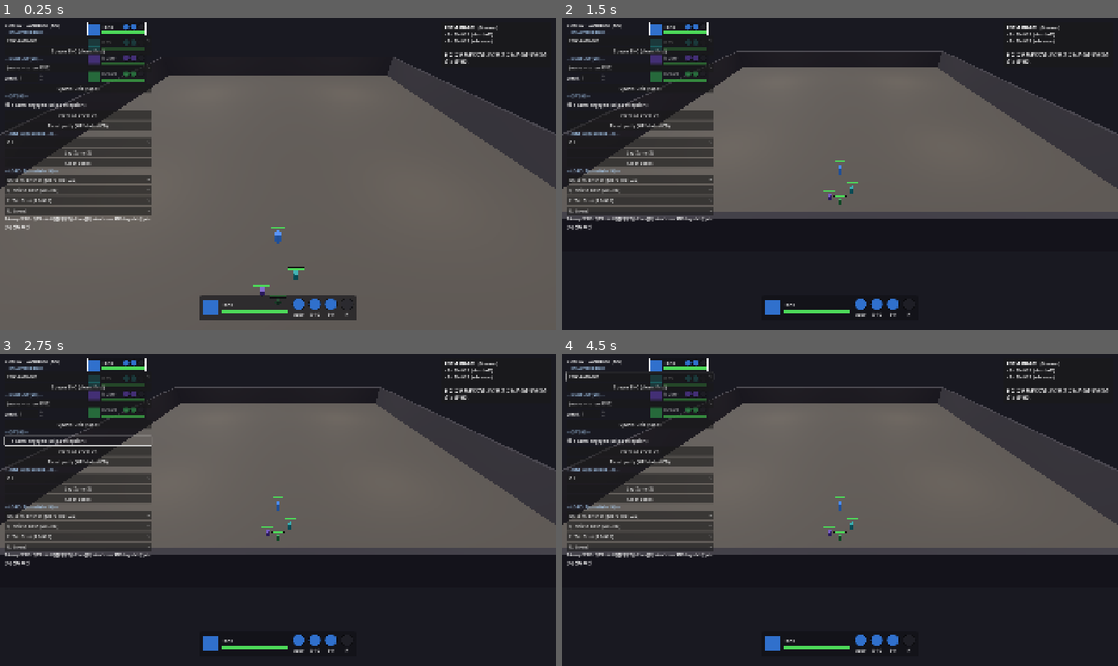
Above: before the commit, frames 1-4 (two rows, left to right).
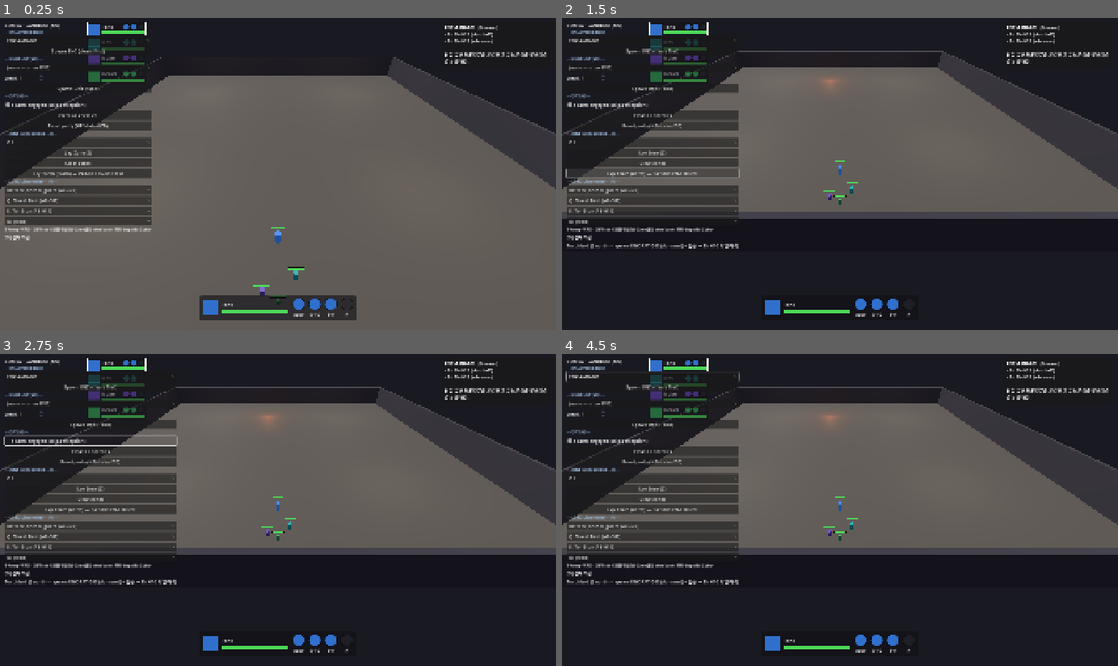
Above: after the commit, the same moments.

Repository: haepari1019/project_tdc_game
Game: Godot game, scene res://scenes/dev/combat_sandbox.tscn
Same seed, same stepped clock (60 frames per second), same inputs: the game is played once before the commit and once after it. This scene is started directly instead of the project's main scene.
Inputs (mouse positions are in pixels of both pictures, inside the frame that each line leads up to):
- Up to frame 1 (0.25 s): no input
- Up to frame 2 (1.5 s): click (639, 174) at 0.5 s, where only the run after the commit has a clickable "Lay Torch (north) — PAT-003 E…"; click (650, 174) at 1.25 s, where only the run after the commit has a clickable "Lay Torch (north) — PAT-003 E…"
- Up to frame 3 (2.75 s): click "spawn engaged (skip perceptio…" at 2 s
- Up to frame 4 (4.5 s): click "spawn engaged (skip perceptio…" at 2.75 s; click "ENC-AMB-001" at 3.5 s; click "Spawn ENC (clears first)" at 4.25 s

The runs differ from the first frame. In frame 1, 2.1% of the frame differs, in the area x 0-28%, y 48-72%; in frame 2, 4.0%, in the area x 0-50%, y 6-74%; in frame 3, 4.0%; in frame 4, 3.9%.

Commit message:
feat: 샌드박스 Lay Torch 버튼 — PAT-003 EN-010 토치 거동 검증
북쪽 적 스폰 구역에 점화된 carriable 토치 배치(Torch.new + setup(_combat)).
ENC-PAT-003 dormant 스폰 후 접근하면 EN-010(interacts_with_objects)이 교전 시
토치를 찾아 픽업 → 파티에 투척(ENT-TORCH/F-021). 토치 거동은 데이터 구동이라
게임 코드 변경 없음 — 검증 수단만 추가.

검증: 샌드박스·ci_smoke PASS.

Co-Authored-By: Claude Opus 4.8 <noreply@anthropic.com>

Diff:
--- a/scripts/dev/combat_sandbox.gd
+++ b/scripts/dev/combat_sandbox.gd
@@ -11,6 +11,7 @@
 const PartySheet := preload("res://scripts/ui/party_sheet.gd")          # UI-002 party HP + sub radials
 const ControlledSheet := preload("res://scripts/ui/controlled_sheet.gd")  # UI-003 Identity + Q/E/R cooldowns
 const HazardZone := preload("res://scripts/world/hazards/hazard_zone.gd")  # S3b zone media (test laying)
+const Torch := preload("res://scripts/world/objects/torch.gd")  # ENT-TORCH — PAT-003 EN-010 bearer test
 
 # ZONE laying (S3b test): medium → spawn defaults. Fire/ToxicGas damage; movement media outcome-only
 # (dps 0, tick via MOVEMENT_MEDIA); Smoke/Vegetation harmless; Fatal lethal+impassable.
@@ -263,6 +264,10 @@
 	clear_zones_btn.text = "Clear zones"
 	clear_zones_btn.pressed.connect(_on_clear_zones)
 	box.add_child(clear_zones_btn)
+	var torch_btn := Button.new()
+	torch_btn.text = "Lay Torch (north) — PAT-003 EN-010 test"
+	torch_btn.pressed.connect(_on_lay_torch)
+	box.add_child(torch_btn)
 
 	# --- Loadout (controlled member) — swap Identity skill + Q/E/R subs for ability testing.
 	# Data-driven: auto-fills from identities.json / skillbooks.json (future ABs appear here).
@@ -394,6 +399,17 @@
 		if z.has_method("clear_zone"):
 			z.clear_zone()
 	_status.text = "zones cleared"
+
+
+## Lay a lit, carriable torch in the enemy spawn area (north) so a PAT-003 torch bearer (EN-010,
+## interacts_with_objects) seeks + picks it up + throws once engaged. ENT-TORCH (F-021 §3.1.2).
+func _on_lay_torch() -> void:
+	var t := Torch.new()
+	t.position = _map.get_deep_spawn_position("SANDBOX") + Vector3(2.0, 0.0, 0.0)
+	_map.add_child(t)
+	if t.has_method("setup"):
+		t.setup(_combat)  # wires ignite_at so the thrown torch lands as FireDamageHit
+	_status.text = "Torch laid @ north — spawn ENC-PAT-003 (dormant) + 접근 → EN-010 픽업/투척"
 
 
 func _on_identity_changed(index: int) -> void:
